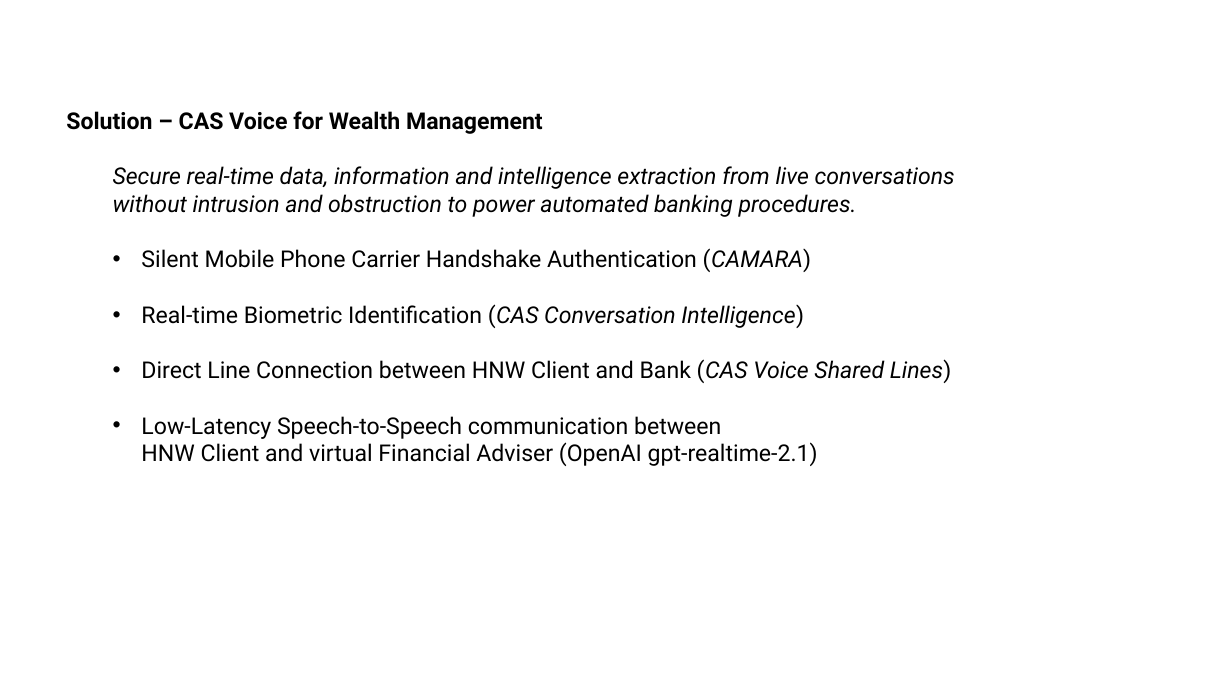
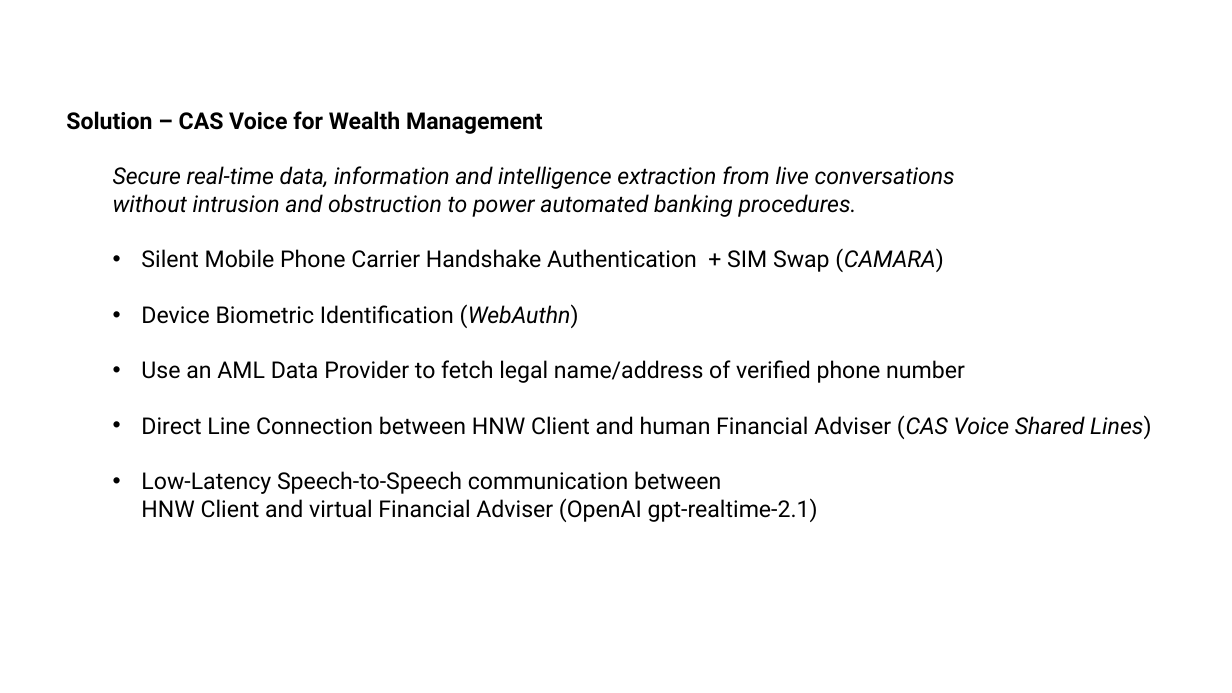
Before and after one commit to ComitFS/hackathon-demo-valerius-onboarding, a slide deck: slide 3 of docs/cas voice for walth management.pptx. Drawn at 1232x693 pixels with LibreOffice and Linux fonts; fonts in the diff are those of the drawing. Boxes give left, top, right and bottom in pixels: in the first picture for what was removed or moved away, otherwise in the second. Text is boxed around its words. In the diff, an @@ line names an element or a change of style, - is before the commit and + after.

```diff
--- a/docs/cas voice for walth management.pptx
+++ b/docs/cas voice for walth management.pptx
@@ text at box(141, 248, 1152, 439): text changed @@
-  • Silent Mobile Phone Carrier Handshake Authentication (CAMARA)
-  • Real-time Biometric Identification (CAS Conversation Intelligence)
-  • Direct Line Connection between HNW Client and Bank (CAS Voice Shared Lines)
+  • Silent Mobile Phone Carrier Handshake Authentication + SIM Swap (CAMARA)
+  • Device Biometric Identification (WebAuthn)
+  • Use an AML Data Provider to fetch legal name/address of verified phone number
+  • Direct Line Connection between HNW Client and human Financial Adviser (CAS Voice Shared Lines)
```
Also in this commit, not shown: 7 other files.
